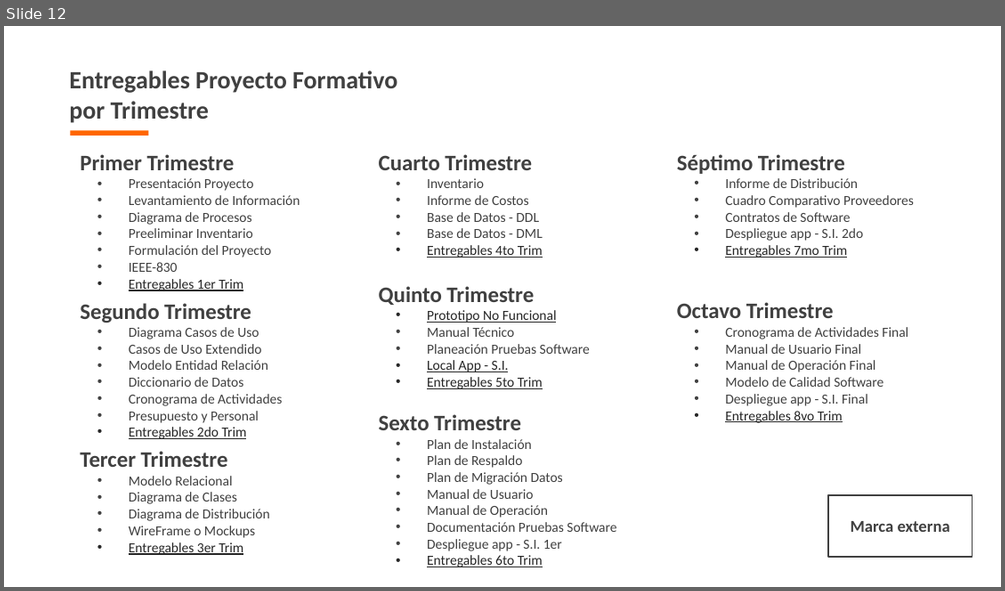
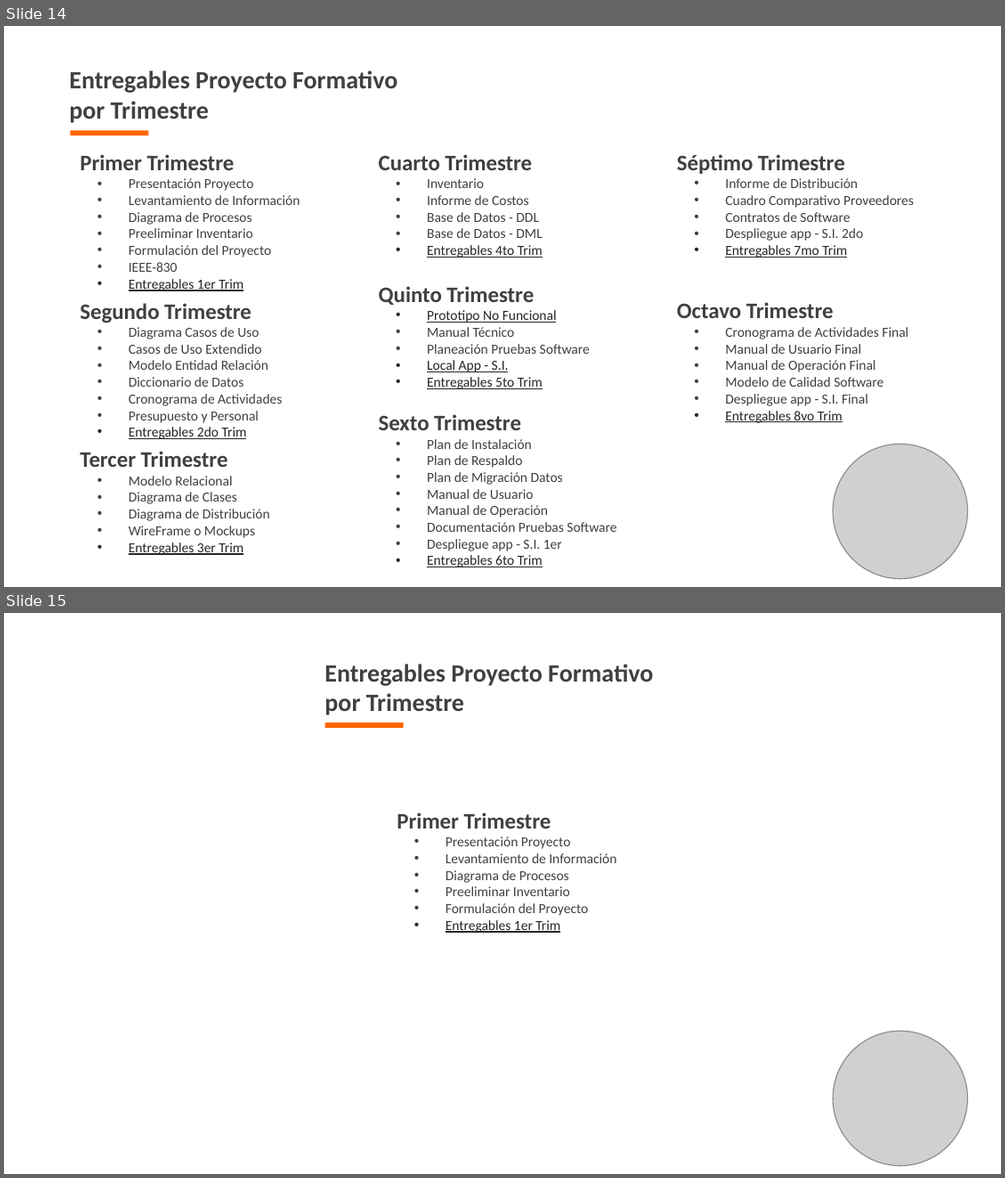
Before and after one commit to 9anavaleria/Proyecto, a slide deck: app/app_documentacion/1er_trim/1_1_proyecto/1_1_1_presentacion_proyecto.pptx. Shown one above the other, each under a label of ours: slide 12 before the commit, slides 14 and 15 after it. The pictures are 1005x591 and 1005x1178 pixels, drawn with LibreOffice and Linux fonts; fonts in the diff are those of the drawing; grey boxes stand for pictures; background and template pictures are left out. Boxes give left, top, right and bottom in pixels: in the first picture for what was removed or moved away, otherwise in the second. Text is boxed around its words. In the diff, an @@ line names an element or a change of style, - is before the commit and + after.

```diff
--- a/app/app_documentacion/1er_trim/1_1_proyecto/1_1_1_presentacion_proyecto.pptx
+++ b/app/app_documentacion/1er_trim/1_1_proyecto/1_1_1_presentacion_proyecto.pptx
@@ slide 15 added at box(4, 613, 1001, 1174), background picture (left out) @@
@@ text added at box(324, 664, 653, 715), 18 pt, text #404040, bold @@
+Entregables Proyecto Formativo
+por Trimestre
@@ rectangle added at box(325, 722, 404, 728), fill #FF6600 @@
@@ text added at box(396, 812, 616, 933), 10 pt, text #404040 @@
+Primer Trimestre
+• Presentación Proyecto
+• Levantamiento de Información
+• Diagrama de Procesos
+• Preeliminar Inventario
+• Formulación del Proyecto
+• Entregables 1er Trim
@@ picture added at box(833, 1030, 967, 1165) @@
@@ what was slide 12 is now slide 14 @@
@@ slide 14 changed as well @@
@@ picture added at box(833, 443, 967, 578) @@
@@ rectangle removed at box(828, 496, 972, 557) @@
@@ text removed at box(850, 521, 950, 532) @@
-Marca externa
```
Also in this commit, not shown: 4 other slides changed, 9 other slides added, 7 slides removed, 3 other files.
